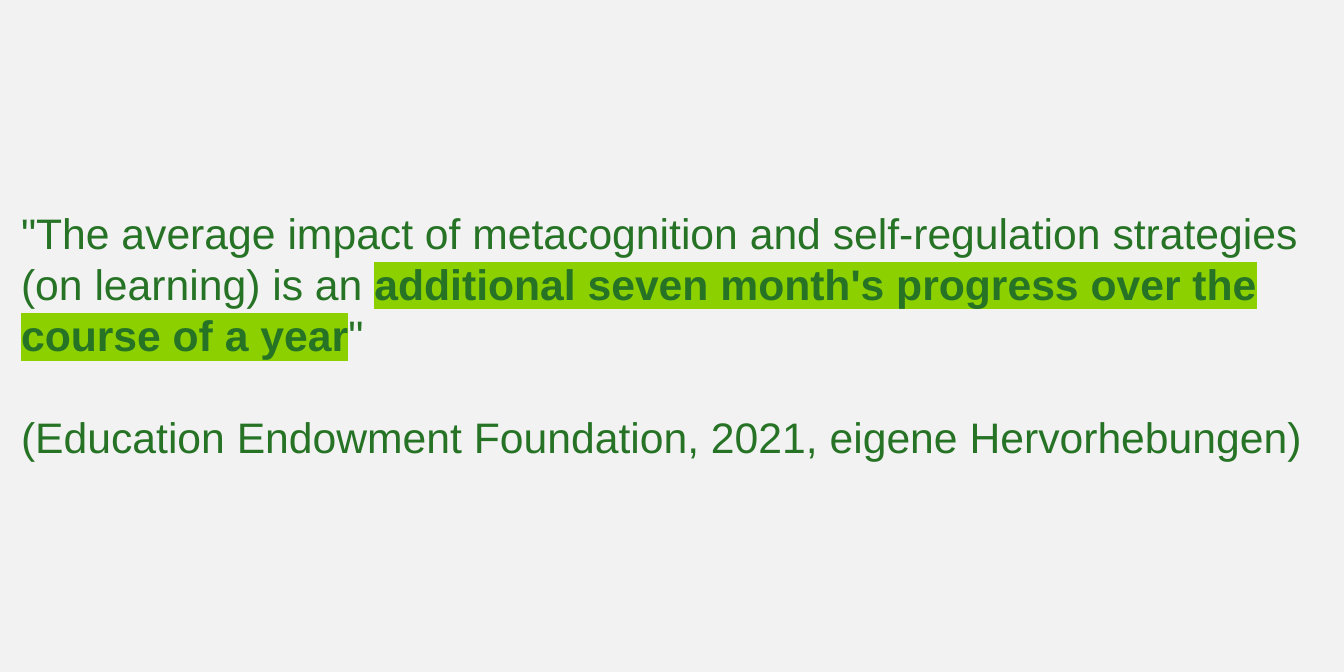
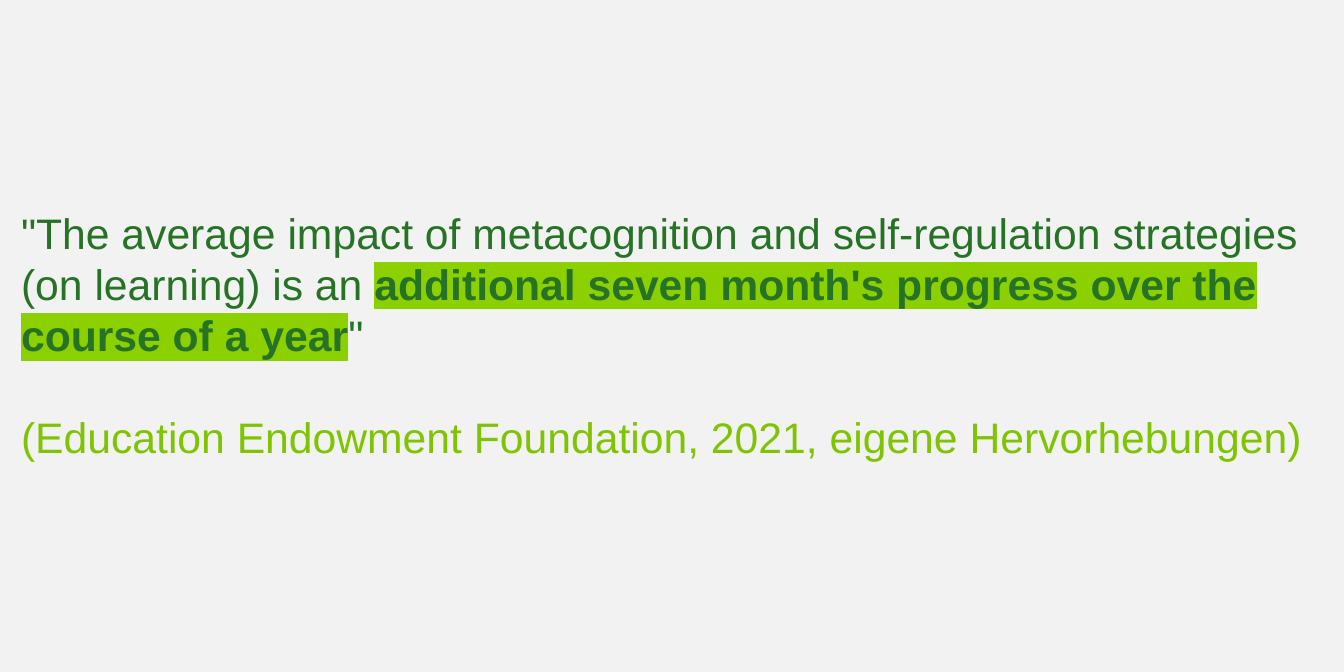
Before and after one commit to kirstinschmidt/Schmidt_Disputation, a slide deck: slide 4 of img/CH_Beispiele.pptx. Drawn at 1344x672 pixels with LibreOffice and Linux fonts; fonts in the diff are those of the drawing. Boxes give left, top, right and bottom in pixels: in the first picture for what was removed or moved away, otherwise in the second. Text is boxed around its words. In the diff, an @@ line names an element or a change of style, - is before the commit and + after.

```diff
--- a/img/CH_Beispiele.pptx
+++ b/img/CH_Beispiele.pptx
@@ text at (21,422,1302,462): text colour #267326 to #7FC400 in "(Education Endowment Foundation, 2021, eigene Hervorhebungen ..." @@
```
Also in this commit, not shown: 5 other slides changed, 37 other files.
